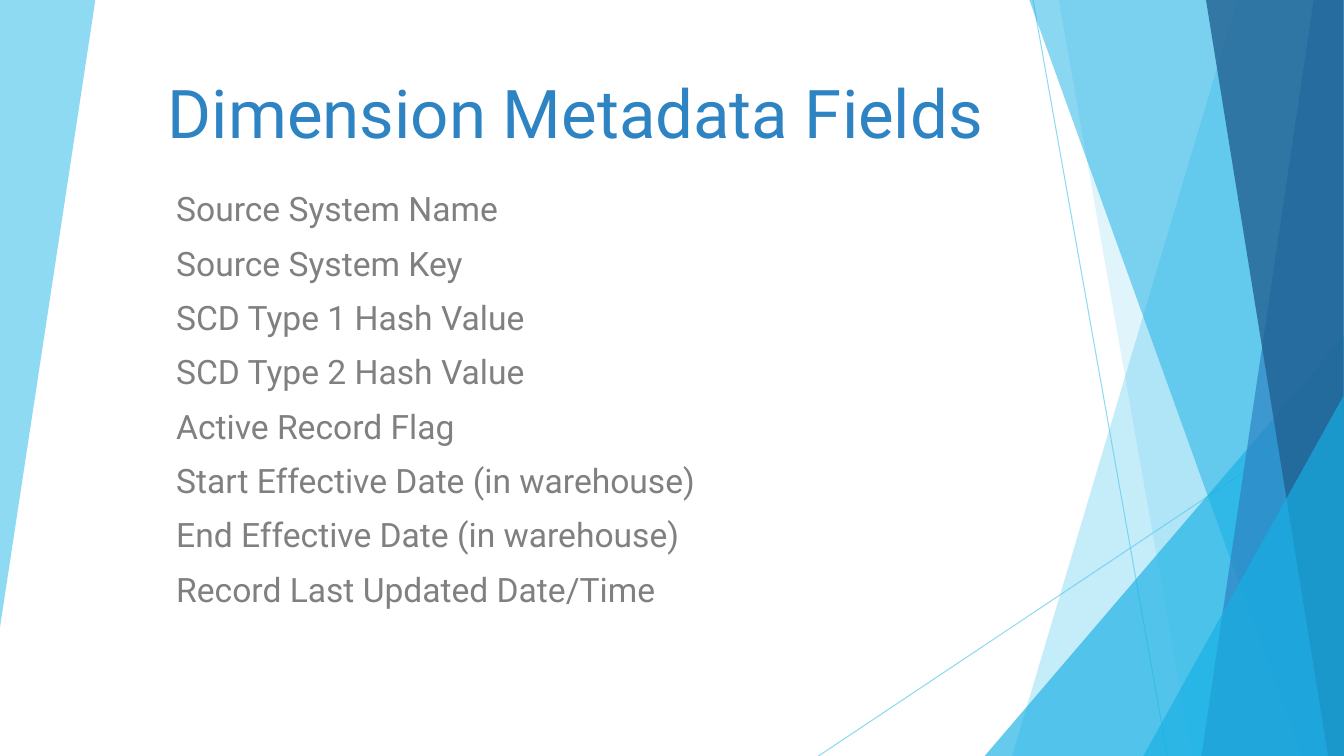
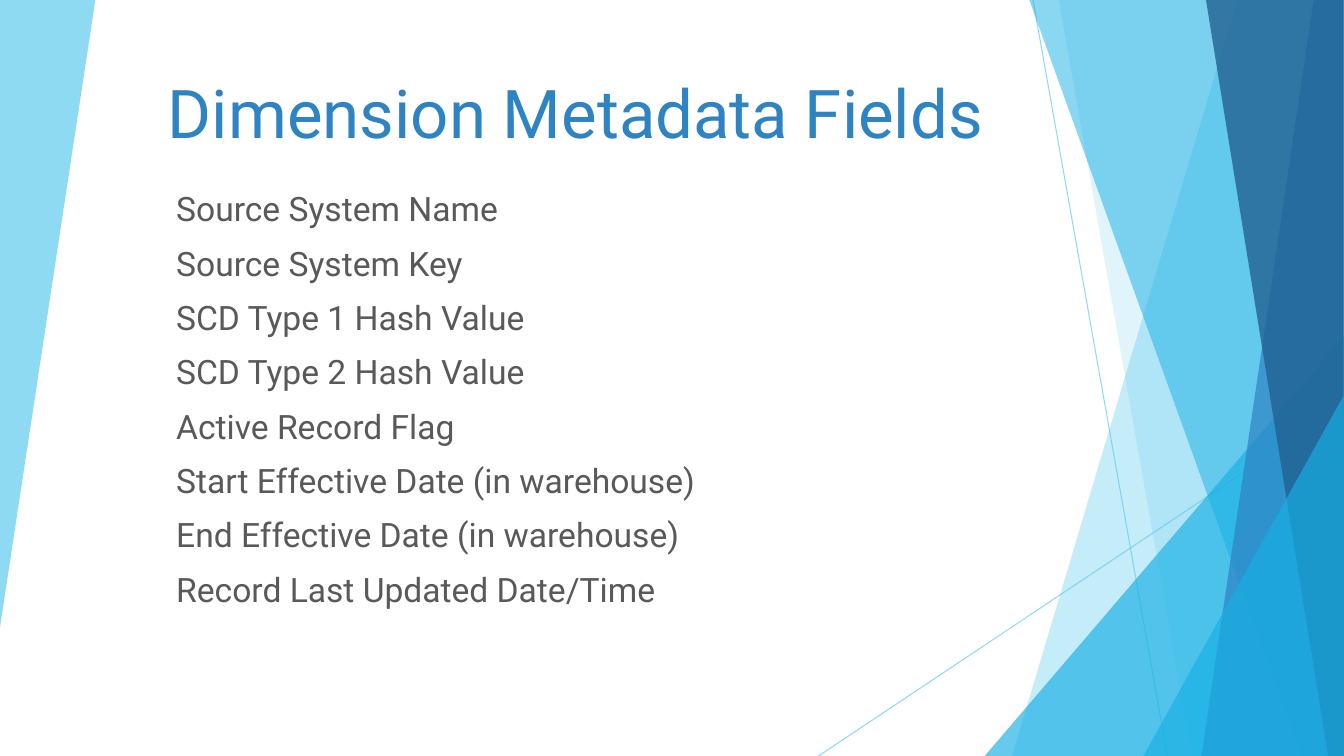
Before and after one commit to DrJekyll325/Presentations, a slide deck: slide 20 of Microsoft Fabric/Tips and Tricks for Microsoft Fabric Data Warehouse/20250717 - Nashville Power BI User Group - Tips and Tricks for Microsoft Fabric Data Warehouse.pptx (slide 19 before the commit). Drawn at 1344x756 pixels with LibreOffice and Linux fonts; fonts in the diff are those of the drawing. Boxes give left, top, right and bottom in pixels: in the first picture for what was removed or moved away, otherwise in the second. Text is boxed around its words. In the diff, an @@ line names an element or a change of style, - is before the commit and + after.

```diff
--- a/Microsoft Fabric/Tips and Tricks for Microsoft Fabric Data Warehouse/20250717 - Nashville Power BI User Group - Tips and Tricks for Microsoft Fabric Data Warehouse.pptx
+++ b/Microsoft Fabric/Tips and Tricks for Microsoft Fabric Data Warehouse/20250717 - Nashville Power BI User Group - Tips and Tricks for Microsoft Fabric Data Warehouse.pptx
@@ subtitle "Source System Name" at <box>176,197,694,609</box>: text colour #808080 to #595959 @@
```
Also in this commit, not shown: 19 other slides changed, 3 slides added, 1 slide removed.
